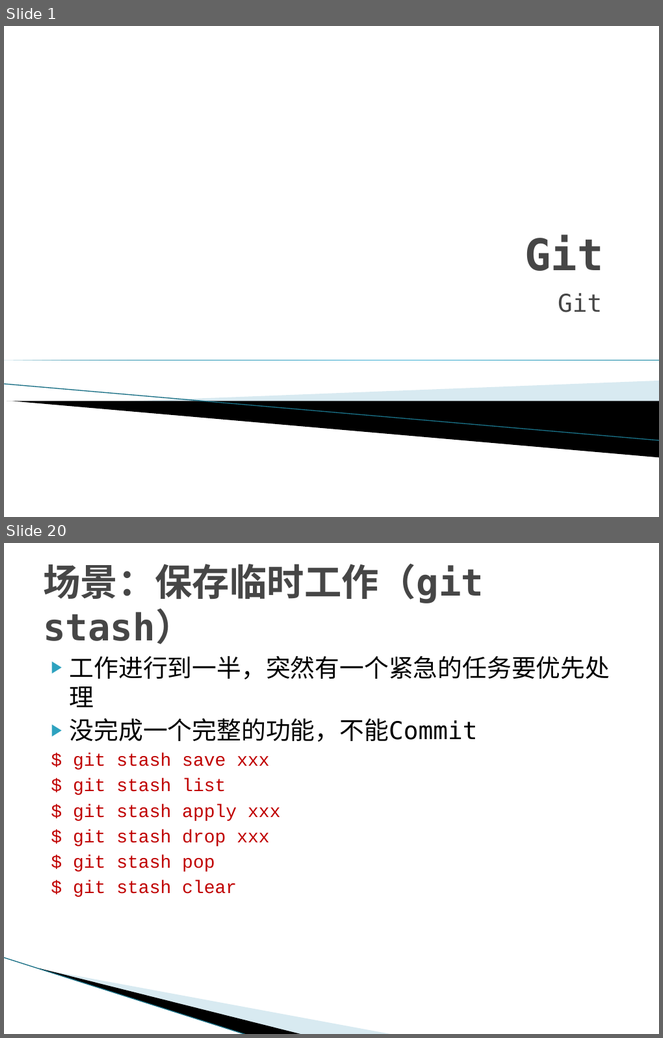
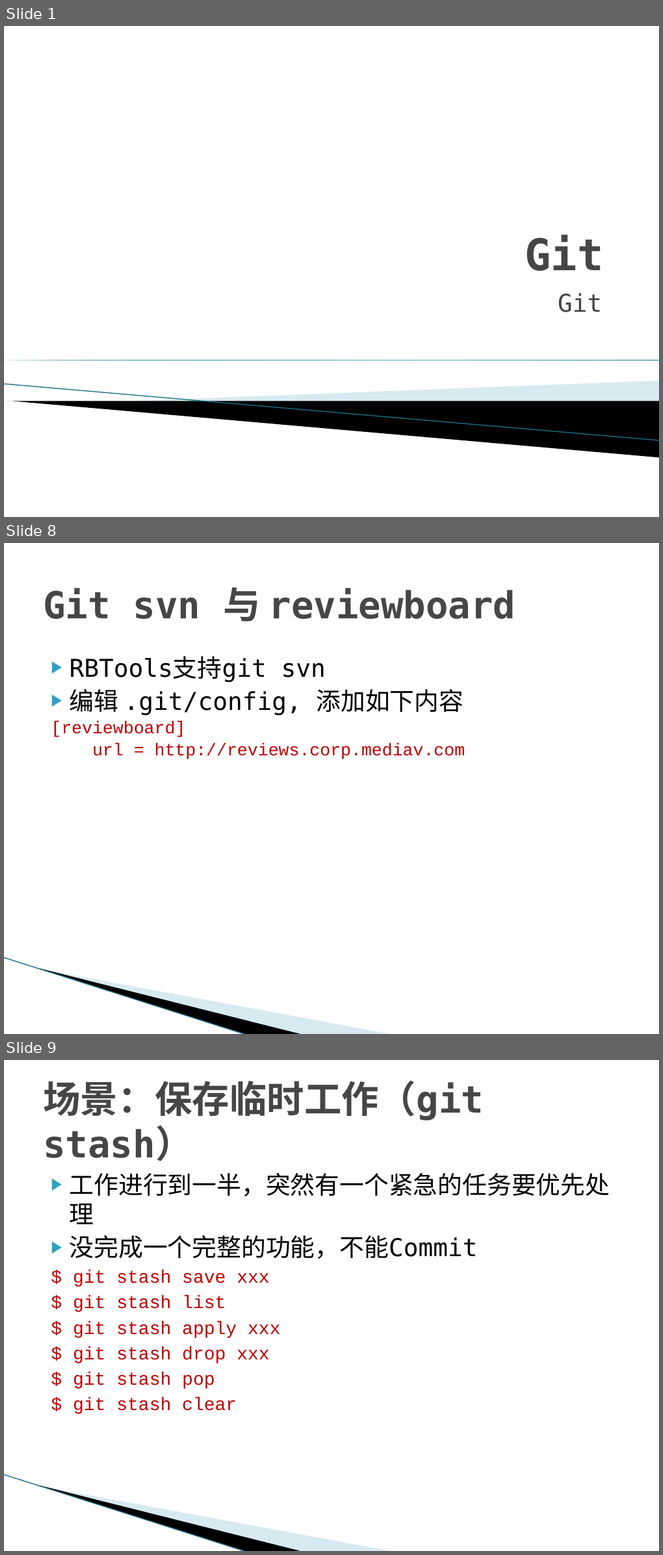
Before and after one commit to texnician/demo, a slide deck: ppt/Git.pptx. Shown one above the other, each under a label of ours: slides 1 and 20 before the commit, slides 1, 8 and 9 after it; the slides between them are not shown. The pictures are 663x1038 and 663x1555 pixels, drawn with LibreOffice and Linux fonts; fonts in the diff are those of the drawing; background and template pictures are left out. Boxes give left, top, right and bottom in pixels: in the first picture for what was removed or moved away, otherwise in the second. Text is boxed around its words. In the diff, an @@ line names an element or a change of style, - is before the commit and + after.

```diff
--- a/ppt/Git.pptx
+++ b/ppt/Git.pptx
@@ slide 8 added at (4,543,659,1034), background #FFFFFF; not listed: 3 template elements that a slide beside it also shows @@
@@ title added at (43,587,516,622), 41 pt, text #464646, bold @@
+Git svn 与 reviewboard
@@ text added at (51,657,466,759), 19 pt, text #C00000 @@
+▶ RBTools支持git svn
+▶ 编辑 .git/config, 添加如下内容
+[reviewboard]
+url = http://reviews.corp.mediav.com
@@ what was slide 20 is now slide 9 @@
```
Also in this commit, not shown: 5 slides changed, 7 other slides added, 14 other files.
